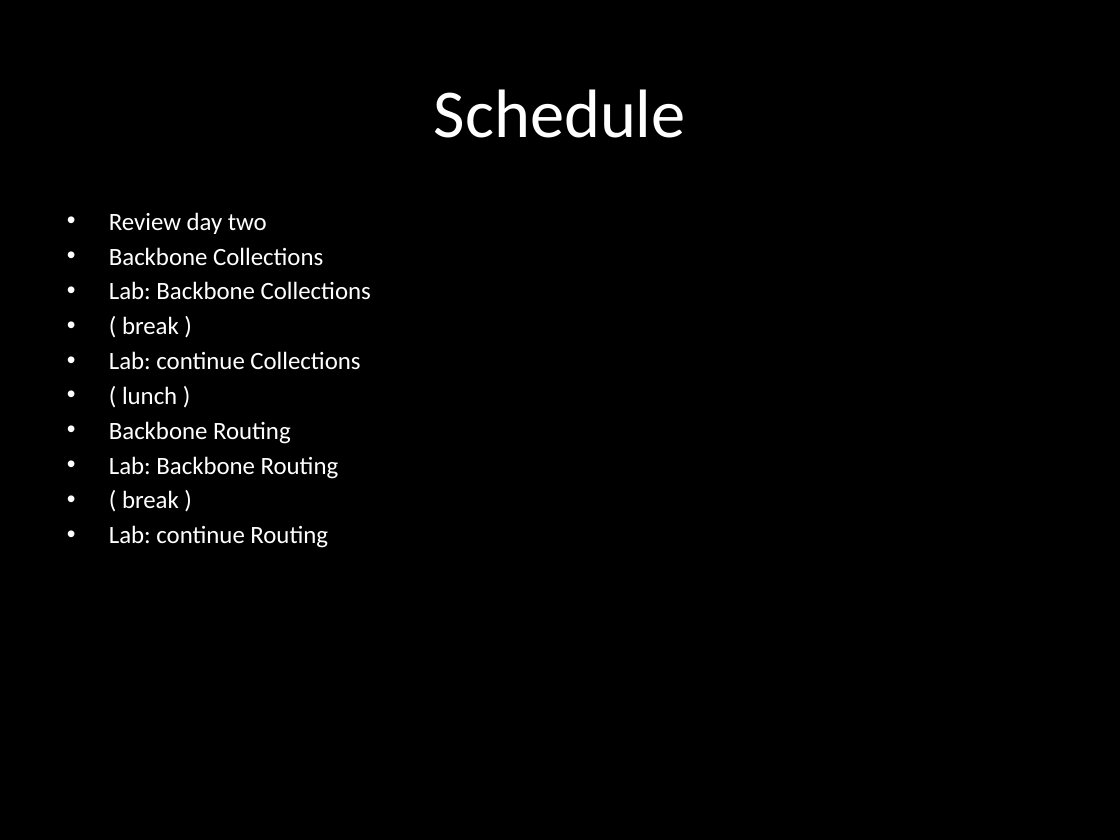
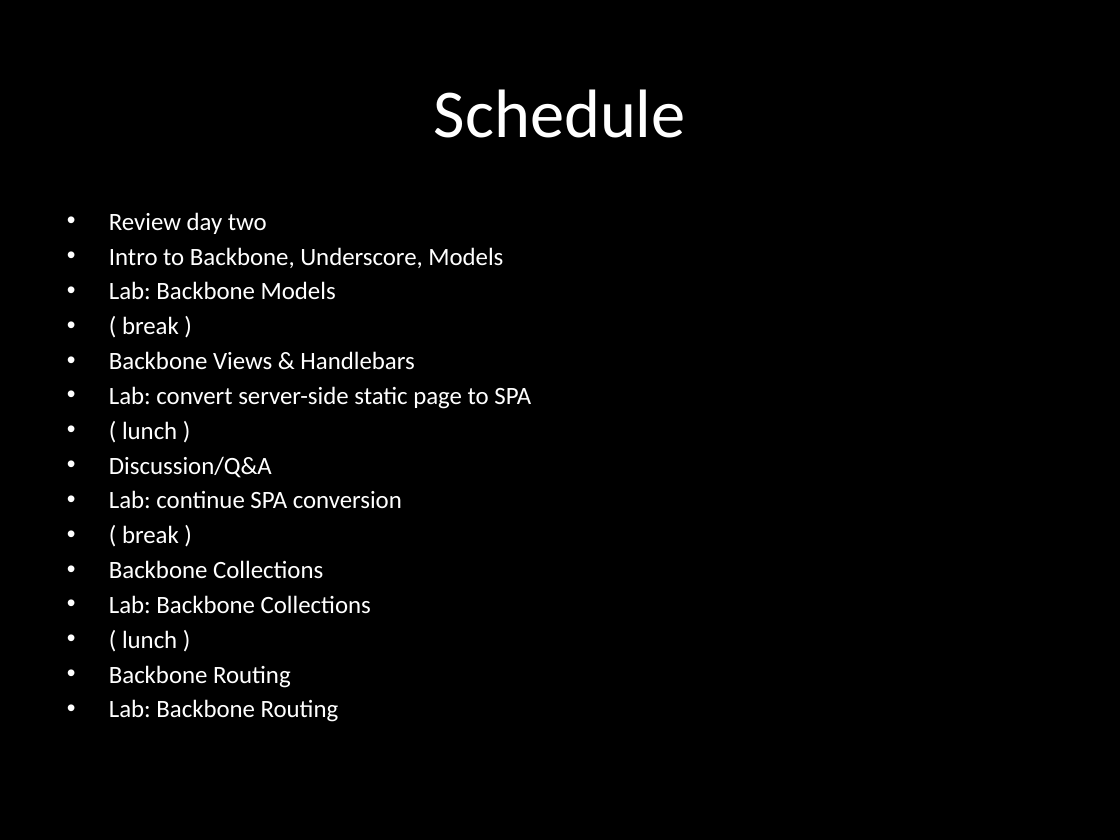
Before and after one commit to eliasjames/training-node-backbone, a slide deck: slide 2 of slides/Node & Backbone Slides Day 3.pptx. Drawn at 1120x840 pixels with LibreOffice and Linux fonts; fonts in the diff are those of the drawing. Boxes give left, top, right and bottom in pixels: in the first picture for what was removed or moved away, otherwise in the second. Text is boxed around its words. In the diff, an @@ line names an element or a change of style, - is before the commit and + after.

```diff
--- a/slides/Node & Backbone Slides Day 3.pptx
+++ b/slides/Node & Backbone Slides Day 3.pptx
@@ subtitle at <box>109,247,531,543</box>: paragraphs added @@
+• Intro to Backbone, Underscore, Models
+• Lab: Backbone Models
+• ( break )
+• Backbone Views & Handlebars
+• Lab: convert server-side static page to SPA
+• ( lunch )
+• Discussion/Q&A
+• Lab: continue SPA conversion
+• ( break )
@@ subtitle at <box>109,316,360,370</box>: paragraphs removed @@
-• ( break )
-• Lab: continue Collections
@@ subtitle at <box>109,490,328,548</box>: paragraphs removed @@
-• ( break )
-• Lab: continue Routing
```
Also in this commit, not shown: 10 slides added, 8 other files.
